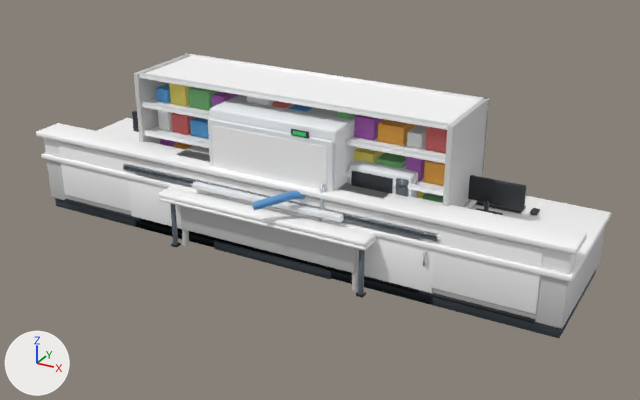
Two versions of the glTF model game/Art/Models/furniture_kit.glb, one commit apart.
Rendered twice from a camera (50 mm lens) standing at (3.63, -6.3, 3.55) and looking at (0.2, -0.06, 0.43). The axes (+X, +Y, +Z) are drawn at lower left. The lights are the same throughout. The picture after the commit comes second. Where no turn or scale is listed for an object, it has been applied to the vertices.

In view in the first picture: 'anaesthetic_machine', 'drug_fridge', 'drug_fridge_glass', 'kitchenette', 'medicine_shelves', 'office_desk', 'pharmacy_counter', 'reception_desk', 'staff_table' and 3 more.
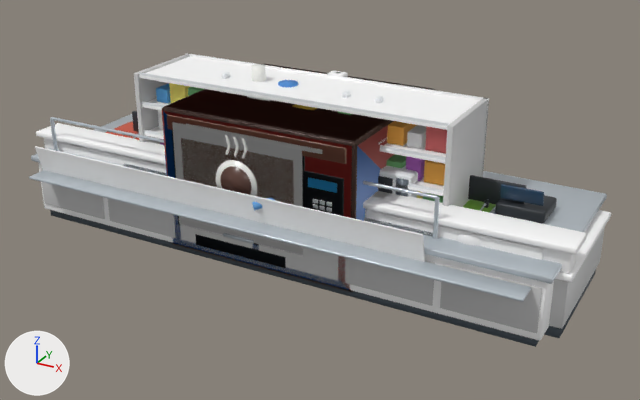
What differs and where, as boxes [x1, y1, x2, y2] in the pictures (640 x 400 px):
'food_counter', added
    after: [29, 114, 607, 347]
'vending_machine_2', added
    after: [162, 64, 435, 292]
    faces in mat_vend2_metal (brown #4a342b): [162, 64, 435, 292]
    faces in mat_coffee_print (brown #7b5b4b): [181, 138, 294, 205]
    faces in mat_vend2header_plastic (beige #a07e6c): [167, 114, 347, 164]
    faces in mat_coffee (brown #5d4037): [220, 166, 252, 195]
    faces in mat_mug2_ceramic (white #f2f2ee): [216, 135, 257, 196]
'food_counter_glass', added
    after: [35, 146, 481, 262]
'vending_machine_0', added
    after: [162, 111, 394, 290]
'vending_machine_1_glass', added
    after: [172, 122, 303, 256]
'vending_machine_1', added
    after: [162, 111, 381, 290]
'cleaning_shelves', added (mostly hidden)
    after: [222, 64, 387, 188]
    faces in mat_paper (white #f4f5f0): [251, 64, 266, 82]
    faces in mat_white_plastic (white #eef2f5): [222, 72, 383, 103]
    faces in mat_bluepaper (blue #4f8fd8): [278, 80, 298, 87]
'resuscitaire', added (mostly hidden)
    after: [327, 71, 348, 77]
'reception_desk', unchanged, covered by the edit
    both: [36, 111, 611, 338]
'office_desk', unchanged, covered by the edit
    before: [158, 186, 376, 298]
'kitchenette', unchanged, covered by the edit
    before: [123, 160, 473, 305]
    after: [125, 164, 433, 236]
'drug_fridge', unchanged, covered by the edit
    before: [208, 95, 359, 279]

Patch to the scene script:
```diff
--- a/game/Art/Models/furniture_kit.glb.py
+++ b/game/Art/Models/furniture_kit.glb.py
@@ ob_cleaning_shelves @@
+ob_cleaning_shelves = bpy.data.objects.new('cleaning_shelves', me_cleaning_shelves)  # 1744 vertices, 3204 faces; spans x -0.9..0.9, y -0.4..0.4, z 0.0..1.54; in mat_chrome (light grey #c3ccd3), mat_tint_metal (white #ffffff), mat_binbags (dark grey #3a3f44), mat_cloths_fabric (yellow #e8c547), mat_paper (white #f4f5f0), mat_bluepaper (blue #4f8fd8), mat_boxred (pink #e57373), mat_white_plastic (white #eef2f5), mat_boxblue (blue #64b5f6), mat_boxyellow (yellow #fff176)
+ob_cleaning_shelves.location = (0.0, 0.0, 0.0)
@@ ob_food_counter_glass @@
+ob_food_counter_glass = bpy.data.objects.new('food_counter_glass', me_food_counter_glass)  # 119 vertices, 230 faces; spans x -2.3..1.94, y -0.9..-0.26, z 0.5..0.78; in mat_tint_glass (white #ffffff)
+ob_food_counter_glass.location = (0.0, 0.0, 0.0)
@@ ob_food_counter @@
+ob_food_counter = bpy.data.objects.new('food_counter', me_food_counter)  # 1535 vertices, 2918 faces; spans x -2.44..2.44, y -1.02..0.84, z 0.0..0.97; in mat_plinth_rubber (greyish blue #4a545d), mat_tintlight_wood (white #ffffff), mat_tintdark_wood (light grey #cccccc), mat_sink_steel (light grey #c3ccd3), mat_chrome (light grey #c3ccd3), mat_food_beans (red #c8553d), mat_food_chips (yellow #e9c46a), mat_food_salad (green #81b29a), mat_food_curry (orange #d08c3a), mat_food_pasta (beige #f2d7a3), mat_food_peas (green #7cb342), mat_black_plastic (dark grey #2a2f34), mat_screen (dark blue #24425e), mat_reader_plastic (dark blue #37474f), mat_mug2_ceramic (white #f2f2ee), mat_cake (orange #c68a54)
+ob_food_counter.location = (0.0, 0.0, 0.0)
@@ ob_vending_machine_2 @@
+ob_vending_machine_2 = bpy.data.objects.new('vending_machine_2', me_vending_machine_2)  # 1004 vertices, 1908 faces; spans x -0.9..0.9, y -0.84..0.8, z 0.0..1.32; in mat_black_plastic (dark grey #2a2f34), mat_vend2_metal (brown #4a342b), mat_vend2header_plastic (beige #a07e6c), mat_vendtext (white #ffffff), mat_coffee_print (brown #7b5b4b), mat_mug2_ceramic (white #f2f2ee), mat_coffee (brown #5d4037), mat_chrome (light grey #c3ccd3), mat_screenglow (blue #4fc3f7), mat_white_plastic (white #eef2f5), mat_reader_plastic (dark blue #37474f), mat_led (green #3ee07a)
+ob_vending_machine_2.location = (0.0, 0.0, 0.0)
@@ ob_vending_machine_1_glass @@
+ob_vending_machine_1_glass = bpy.data.objects.new('vending_machine_1_glass', me_vending_machine_1_glass)  # a box spanning x -0.772..0.452, y -0.814..-0.806, z 0.291..1.216; in mat_tint_glass (white #ffffff)
+ob_vending_machine_1_glass.location = (0.0, 0.0, 0.0)
@@ ob_vending_machine_1 @@
+ob_vending_machine_1 = bpy.data.objects.new('vending_machine_1', me_vending_machine_1)  # 1806 vertices, 3272 faces; spans x -0.9..0.9, y -0.84..0.8, z 0.0..1.32; in mat_black_plastic (dark grey #2a2f34), mat_vend1_metal (blue #1f6fc4), mat_vend1header_plastic (blue #6fb0f0), mat_vendtext (white #ffffff), mat_vendinside (black #1a2128), mat_chrome (light grey #c3ccd3), mat_boxyellow (yellow #fff176), mat_white_plastic (white #eef2f5), mat_boxgreen (green #81c784), mat_boxblue (blue #64b5f6), mat_boxorange (orange #ffb74d), mat_boxpurple (purple #ba68c8), mat_boxwhite (white #f5f5f5), mat_boxred (pink #e57373), mat_screenglow (blue #4fc3f7), mat_reader_plastic (dark blue #37474f), mat_led (green #3ee07a)
+ob_vending_machine_1.location = (0.0, 0.0, 0.0)
@@ ob_vending_machine_0 @@
+ob_vending_machine_0 = bpy.data.objects.new('vending_machine_0', me_vending_machine_0)  # 2206 vertices, 4152 faces; spans x -0.9..0.9, y -0.84..0.8, z 0.0..1.32; in mat_black_plastic (dark grey #2a2f34), mat_vend0_metal (red #c8402f), mat_vend0header_plastic (red #f07a64), mat_vendtext (white #ffffff), mat_vendinside (black #1a2128), mat_chrome (light grey #c3ccd3), mat_boxred (pink #e57373), mat_boxyellow (yellow #fff176), mat_boxgreen (green #81c784), mat_boxblue (blue #64b5f6), mat_boxorange (orange #ffb74d), mat_boxpurple (purple #ba68c8), mat_boxwhite (white #f5f5f5), mat_screenglow (blue #4fc3f7), mat_white_plastic (white #eef2f5), mat_reader_plastic (dark blue #37474f), mat_led (green #3ee07a)
+ob_vending_machine_0.location = (0.0, 0.0, 0.0)
@@ ob_resuscitaire @@
+ob_resuscitaire = bpy.data.objects.new('resuscitaire', me_resuscitaire)  # 638 vertices, 1188 faces; spans x -0.8..0.8, y -0.7..0.7, z 0.0..1.39; in mat_chrome (light grey #c3ccd3), mat_rubber (black #22272b), mat_tint_laminate (white #ffffff), mat_tintlight_laminate (white #ffffff), mat_white_plastic (white #eef2f5), mat_boxblue (blue #64b5f6), mat_black_plastic (dark grey #2a2f34), mat_screen (dark blue #24425e), mat_screenglow (blue #4fc3f7), mat_led (green #3ee07a), mat_boxgreen (green #81c784), mat_heater_glow (orange #ff8a65)
+ob_resuscitaire.location = (0.0, 0.0, 0.0)
```
